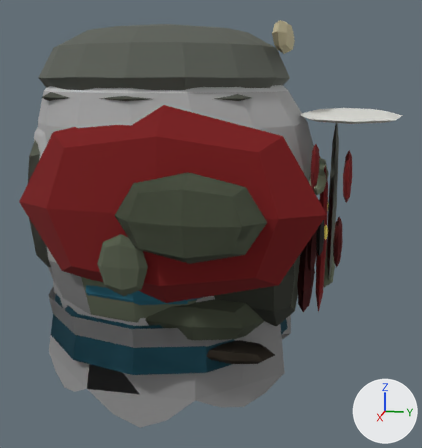
The glTF model public/models/zombies/fat_hi.glb, before and after one commit.
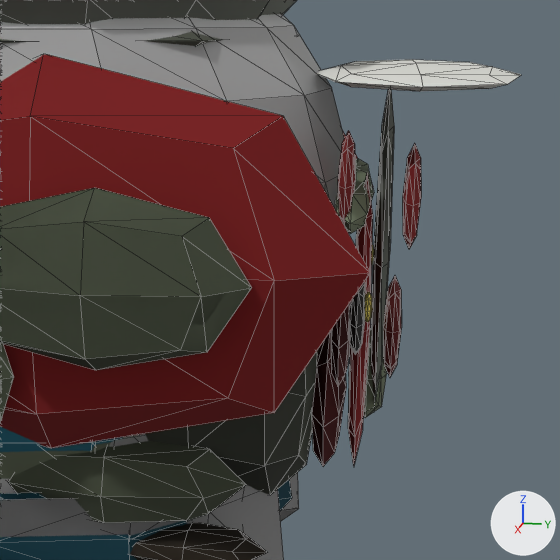
There are two pictures of each version: one whole from a 50 mm camera at (2.006, 0.557, 0.41) aimed at (0.048, 0.166, -0.079), one close up on the part from 33% to 100% of the width and 17% to 80% of the height. Arrows for +X, +Y and +Z are at lower right; the lights stay in place. The last two pictures show the newer version. The close-ups show mesh edges as thin lines. Vertices at exactly the same position are counted once.

Script lines for the objects in view, before the commit:
```python
ob_farml = bpy.data.objects.new('fArmL', me_farml)
ob_farml.location = (0.0, 0.0, 0.0)
ob_farmr = bpy.data.objects.new('fArmR', me_farmr)
ob_farmr.location = (0.0, 0.0, 0.0)
ob_footl = bpy.data.objects.new('footL', me_footl)
ob_footl.location = (0.0, 0.0, 0.0)
ob_head = bpy.data.objects.new('head', me_head)
ob_head.location = (0.0, 0.0, 0.0)
ob_headjaw = bpy.data.objects.new('headJaw', me_headjaw)
ob_headjaw.location = (0.0, 0.0, 0.0)
ob_thighl = bpy.data.objects.new('thighL', me_thighl)
ob_thighl.location = (0.0, 0.0, 0.0)
ob_thighr = bpy.data.objects.new('thighR', me_thighr)
ob_thighr.location = (0.0, 0.0, 0.0)
ob_torso = bpy.data.objects.new('torso', me_torso)
ob_torso.location = (0.0, 0.0, 0.0)
# also in view: 'shinL' at (0.0, 0.0, 0.006); 'handL' at (0.082, 0.052, -0.019); 'uArmL' at (0.0, 0.0, -0.01); 'hips' at (0.0, 0.0, 0.0); 'torsoBelly' at (0.0, 0.05, -0.001)
```
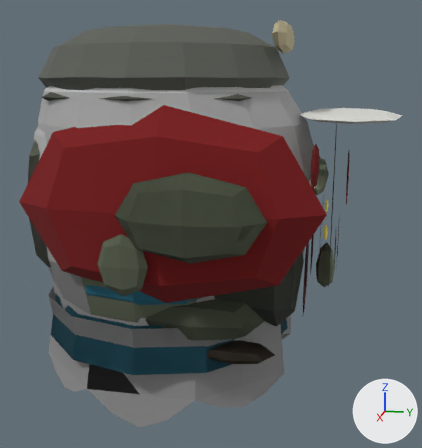
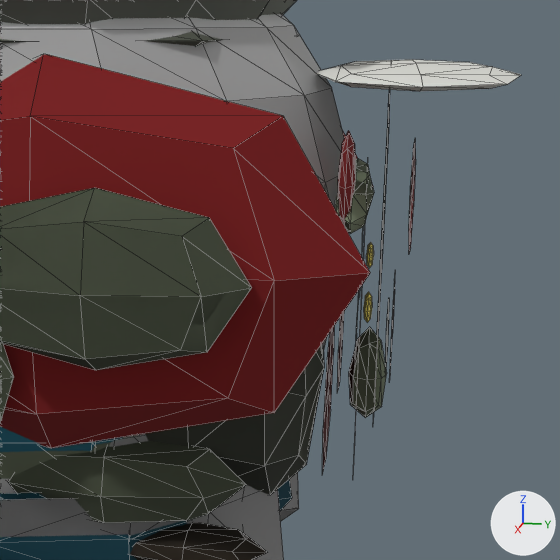
Pixel boxes (x1, y1, x2, y2) of what changed, in the close-ups (560 x 560 px):
'torso', reshaped
    before: (0, 14, 421, 560)
    after: (0, 14, 416, 560)
'fArmR', reshaped (not visible afterwards)
    before: (312, 331, 346, 466)
'headJaw', reshaped (mostly hidden afterwards)
    before: (348, 173, 373, 468)
    after: (353, 167, 368, 468)
'thighL', reshaped (not visible afterwards)
    before: (331, 304, 350, 386)
'fArmL', reshaped (not visible before)
    after: (322, 327, 334, 475)
'thighR', reshaped (not visible before)
    after: (337, 312, 344, 393)
part 1 of me_torso, rebuilt (not visible before)
    after: (385, 298, 389, 367)
part 2 of me_torso, rebuilt (25% narrower)
    before: (371, 89, 394, 404)
    after: (373, 89, 390, 419)
part 3 of me_torso, cut back
    before: (383, 144, 421, 378)
    after: (389, 142, 416, 382)
part 4 of me_head, rebuilt
    before: (349, 282, 365, 354)
    after: (355, 290, 359, 355)

The change, as a diff of the scene's bpy script:
```diff
--- a/public/models/zombies/fat_hi.glb.py
+++ b/public/models/zombies/fat_hi.glb.py
@@ me_torso @@
-me_torso.from_pydata(...)  # 326 vertices, 612 faces; spans x -0.501..0.501, y -0.44..0.634, z -0.675..0.494
+me_torso.from_pydata(...)  # 258 vertices, 452 faces; spans x -0.501..0.501, y -0.44..0.62, z -0.675..0.494
+# me_torso part 1: the loose piece of 26 vertices spanning x -0.281..-0.079, y 0.586..0.614, z -0.267..-0.133 is rebuilt with 9 vertices and now spans x -0.29..-0.07, y 0.6, z -0.273..-0.127
+# me_torso part 2: the loose piece of 26 vertices spanning x -0.134..0.134, y 0.566..0.594, z -0.294..0.294 is rebuilt with 9 vertices and now spans x -0.147..0.147, y 0.58, z -0.321..0.321
+# me_torso part 3: 52 vertices removed from x 0.076..0.244, y 0.586..0.634, z -0.164..0.204; 18 vertices added at x 0.068..0.252, y 0.6..0.62, z -0.172..0.212
 me_torso.materials.append(mat_fix_540c0e)
@@ me_head @@
-me_head.from_pydata(...)  # 430 vertices, 816 faces; spans x -0.524..0.524, y -0.475..0.788, z -0.481..0.595
+me_head.from_pydata(...)  # 396 vertices, 736 faces; spans x -0.524..0.524, y -0.475..0.788, z -0.481..0.595
+# me_head part 4: the loose piece of 26 vertices spanning x 0.108..0.292, y 0.532..0.558, z -0.127..0.007 is rebuilt with 9 vertices and now spans x 0.099..0.301, y 0.545, z -0.133..0.013
+# other edits to the shape of me_head do not show in these pictures
 me_head.materials.append(mat_fix_1a1816)
@@ me_farmr @@
-me_farmr.from_pydata(...)  # 88 vertices, 168 faces; spans x -0.387..0.387, y -0.389..0.53, z -0.457..0.477
+me_farmr.from_pydata(...)  # 71 vertices, 128 faces; spans x -0.387..0.387, y -0.389..0.5, z -0.457..0.477
+# me_farmr part 5: the loose piece of 26 vertices spanning x -0.21..0.21, y 0.47..0.53, z -0.376..-0.124 is rebuilt with 9 vertices and now spans x -0.229..0.229, y 0.5, z -0.388..-0.113
 me_farmr.materials.append(mat_fix_540c0e)
@@ me_farml @@
-me_farml.from_pydata(...)  # 88 vertices, 168 faces; spans x -0.387..0.387, y -0.389..0.53, z -0.457..0.477
+me_farml.from_pydata(...)  # 71 vertices, 128 faces; spans x -0.387..0.387, y -0.389..0.5, z -0.457..0.477
+# me_farml part 6: the loose piece of 26 vertices spanning x -0.21..0.21, y 0.47..0.53, z -0.376..-0.124 is rebuilt with 9 vertices and now spans x -0.229..0.229, y 0.5, z -0.388..-0.113
 me_farml.materials.append(mat_fix_540c0e)
@@ me_thighr @@
-me_thighr.from_pydata(...)  # 88 vertices, 168 faces; spans x -0.397..0.397, y -0.404..0.538, z -0.461..0.474
+me_thighr.from_pydata(...)  # 71 vertices, 128 faces; spans x -0.397..0.397, y -0.404..0.52, z -0.461..0.474
+# me_thighr part 7: the loose piece of 26 vertices spanning x -0.068..0.268, y 0.502..0.538, z -0.205..0.005 is rebuilt with 9 vertices and now spans x -0.083..0.283, y 0.52, z -0.215..0.015
 me_thighr.materials.append(mat_fix_540c0e)
@@ me_thighl @@
-me_thighl.from_pydata(...)  # 88 vertices, 168 faces; spans x -0.397..0.397, y -0.404..0.538, z -0.461..0.474
+me_thighl.from_pydata(...)  # 71 vertices, 128 faces; spans x -0.397..0.397, y -0.404..0.52, z -0.461..0.474
+# me_thighl part 8: the loose piece of 26 vertices spanning x -0.068..0.268, y 0.502..0.538, z -0.205..0.005 is rebuilt with 9 vertices and now spans x -0.083..0.283, y 0.52, z -0.215..0.015
 me_thighl.materials.append(mat_fix_540c0e)
@@ me_headjaw @@
-me_headjaw.from_pydata(...)  # 102 vertices, 192 faces; spans x -0.343..0.343, y -0.334..0.566, z -0.444..0.596
+me_headjaw.from_pydata(...)  # 85 vertices, 152 faces; spans x -0.343..0.343, y -0.334..0.55, z -0.444..0.596
+# me_headjaw part 9: the loose piece of 26 vertices spanning x 0.07..0.17, y 0.534..0.566, z -0.352..0.152 is rebuilt with 9 vertices and now spans x 0.065..0.175, y 0.55, z -0.375..0.175
 me_headjaw.materials.append(mat_fix_220e10)
```
